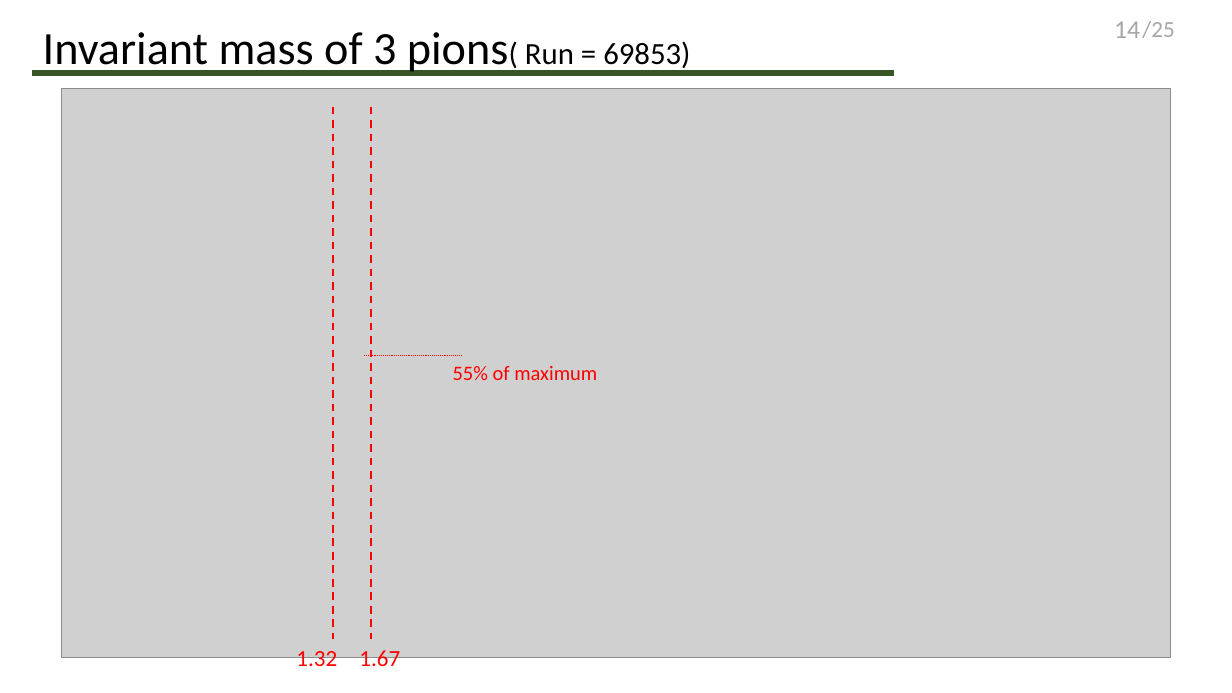
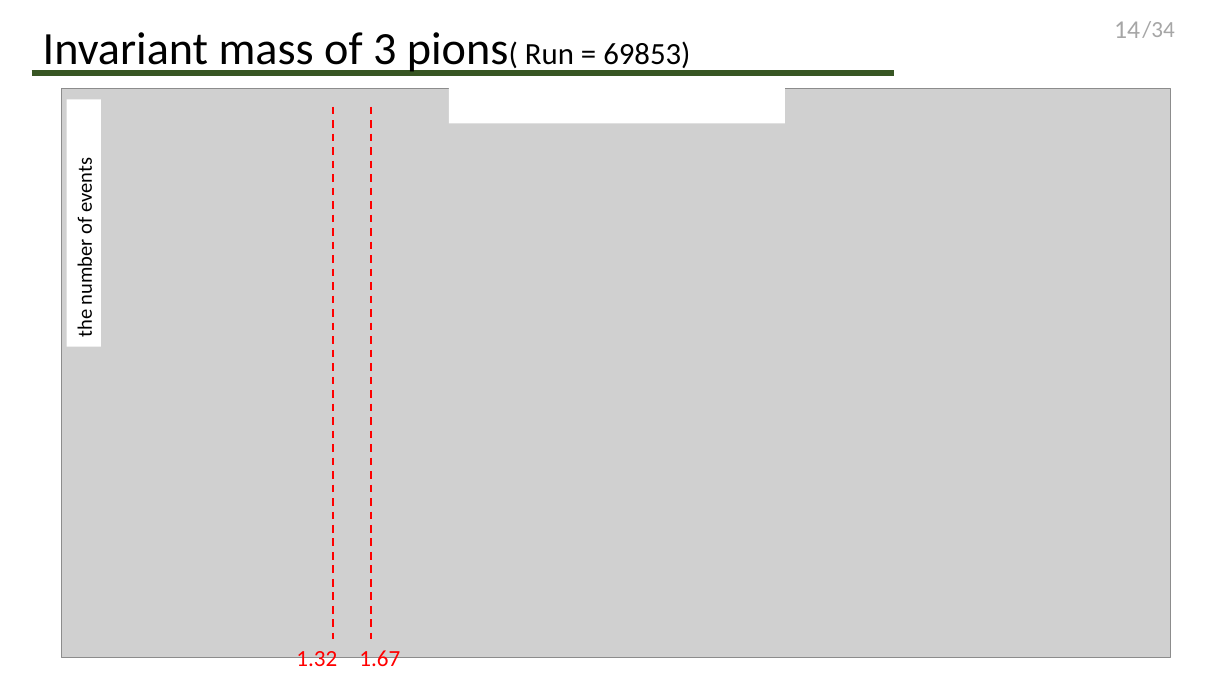
Before and after one commit to Edwin96wang/CompassIntern, a slide deck: slide 14 of presentation/Final pre/talk.pptx. Drawn at 1232x693 pixels with LibreOffice and Linux fonts; fonts in the diff are those of the drawing; grey boxes stand for pictures. Boxes give left, top, right and bottom in pixels: in the first picture for what was removed or moved away, otherwise in the second. Text is boxed around its words. In the diff, an @@ line names an element or a change of style, - is before the commit and + after.

```diff
--- a/presentation/Final pre/talk.pptx
+++ b/presentation/Final pre/talk.pptx
@@ text at [1142, 21, 1174, 38]: text changed @@
-/25
+/34
@@ rectangle added at [449, 88, 786, 124], fill #FFFFFF @@
@@ rectangle added at [67, 99, 101, 347], fill #FFFFFF, 16 pt, text #000000 @@
+the number of events
@@ line removed from (364, 356) to (462, 356) @@
@@ text removed at [453, 366, 597, 380] @@
-55% of maximum
```
Also in this commit, not shown: 32 other slides changed, 5 slides added, 3 other files.
